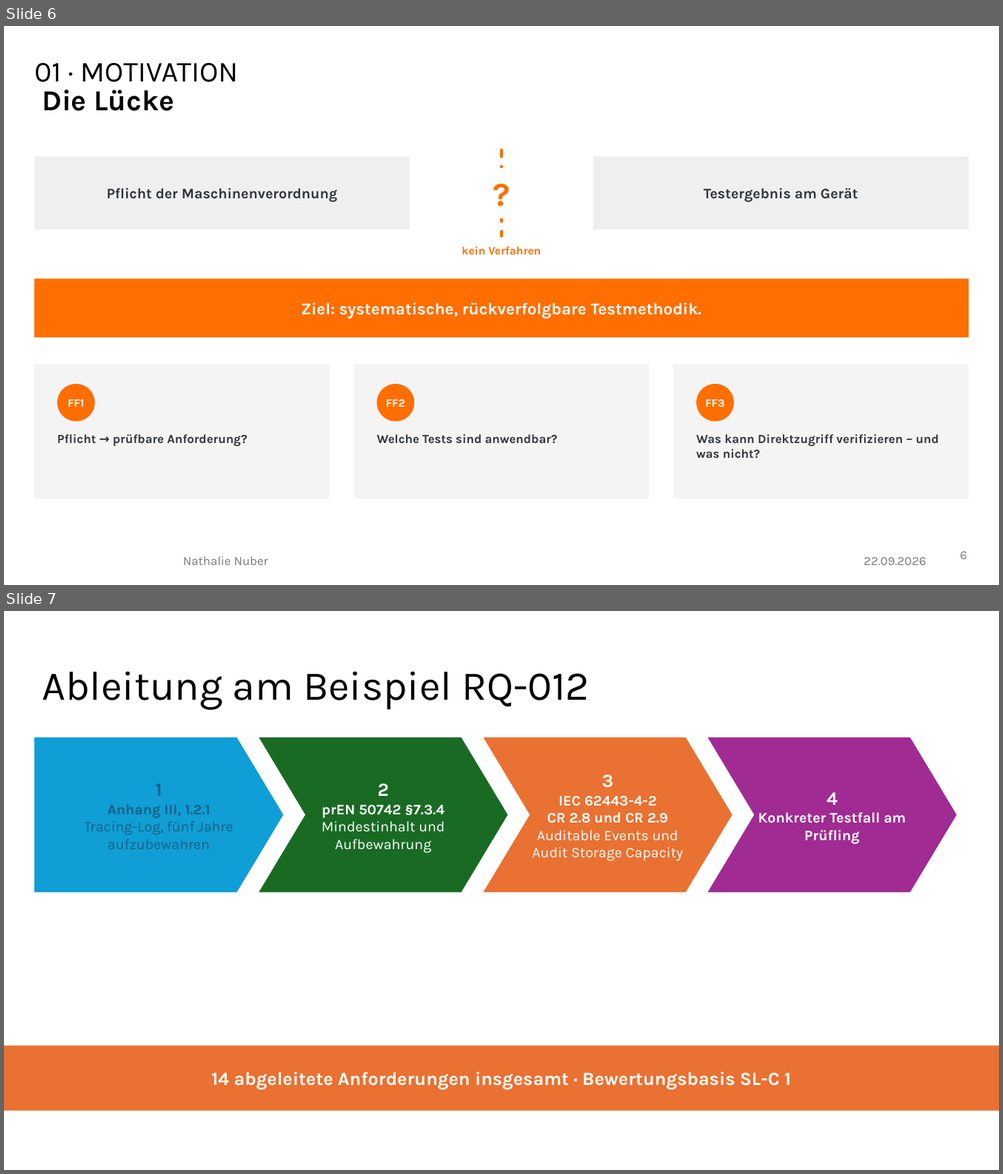
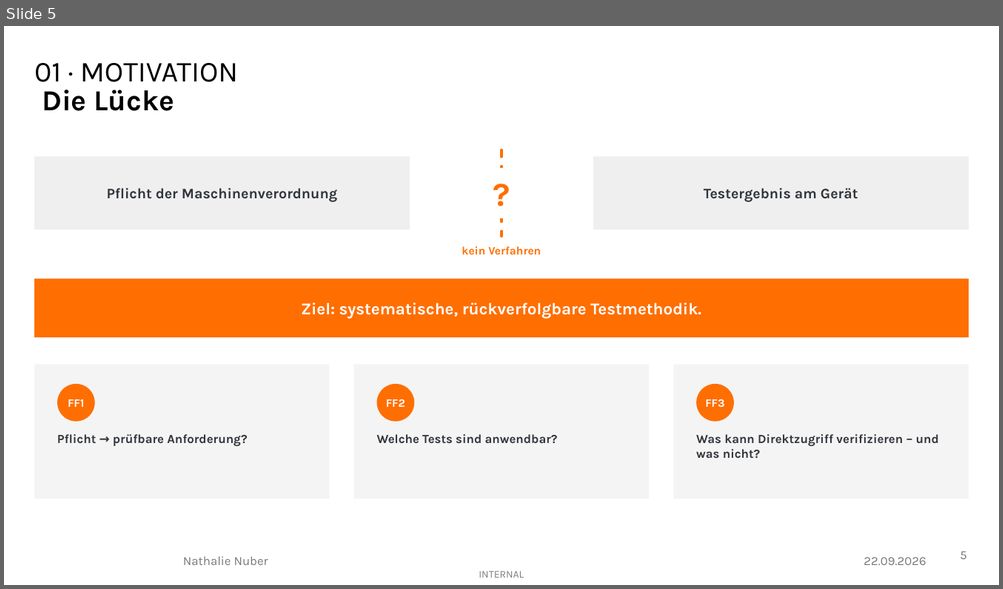
Before and after one commit to nathalienr/Bachelorarbeit, a slide deck: Folien.pptx. Shown one above the other, each under a label of ours: slides 6 and 7 before the commit, slide 5 after it. The pictures are 1003x1174 and 1003x589 pixels, drawn with LibreOffice and Linux fonts; fonts in the diff are those of the drawing. Boxes give left, top, right and bottom in pixels: in the first picture for what was removed or moved away, otherwise in the second. Text is boxed around its words. In the diff, an @@ line names an element or a change of style, - is before the commit and + after.

```diff
--- a/Folien.pptx
+++ b/Folien.pptx
@@ slide 7 removed at [4,611,999,1170], background #FFFFFF @@
@@ title removed at [42,672,590,709] @@
-Ableitung am Beispiel RQ-012
@@ pentagon arrow removed at [34,738,284,893] @@
@@ chevron removed at [259,738,509,893] @@
@@ chevron removed at [483,738,732,893] @@
@@ chevron removed at [708,738,957,893] @@
@@ text removed at [84,784,233,849] @@
-1
-Anhang III, 1.2.1
-Tracing-Log, fünf Jahre aufzubewahren
@@ text removed at [321,783,444,853] @@
-2
-prEN 50742 §7.3.4
-Mindestinhalt und Aufbewahrung
@@ text removed at [532,775,683,861] @@
-3
-IEC 62443-4-2
-CR 2.8 und CR 2.9
-Auditable Events und Audit Storage Capacity
@@ text removed at [758,792,905,844] @@
-4
-Konkreter Testfall am Prüfling
@@ rectangle removed at [4,1046,999,1111] @@
-14 abgeleitete Anforderungen insgesamt · Bewertungsbasis SL-C 1
@@ what was slide 6 is now slide 5 @@
@@ slide 5 changed as well @@
@@ page number at [959,551,966,560]: text changed @@
-6
+5
@@ text added at [478,571,523,578], 10 pt, text #000000 at 50% opacity @@
+INTERNAL
```
Also in this commit, not shown: 9 other slides changed, 2 other slides removed, 4 other files.
